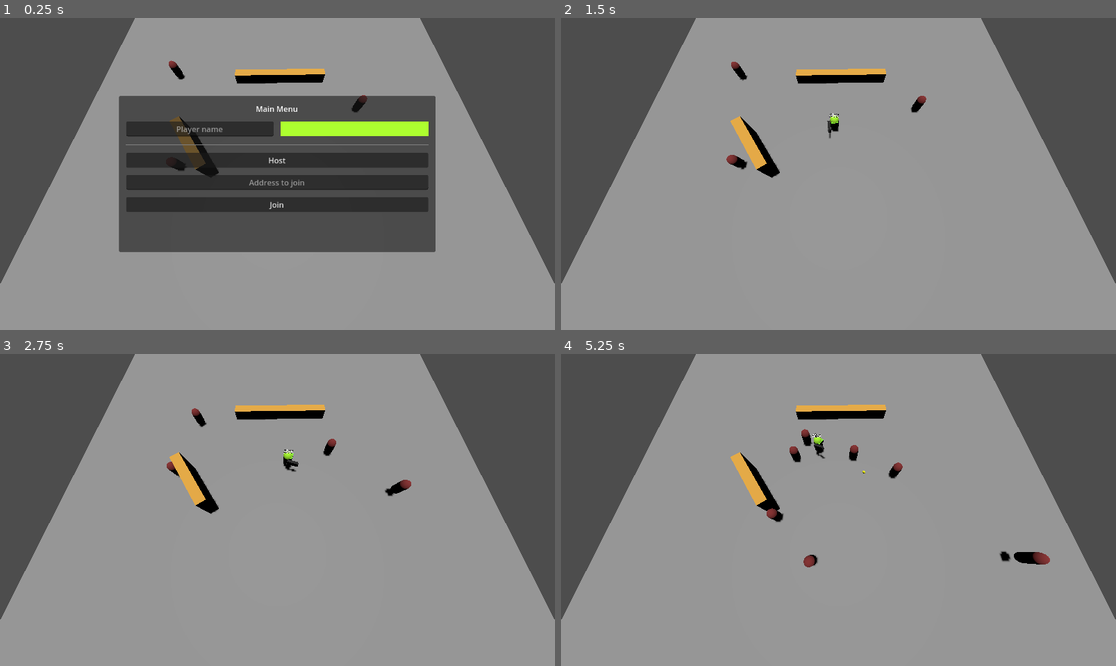
Above: before the commit, frames 1-4 (two rows, left to right).
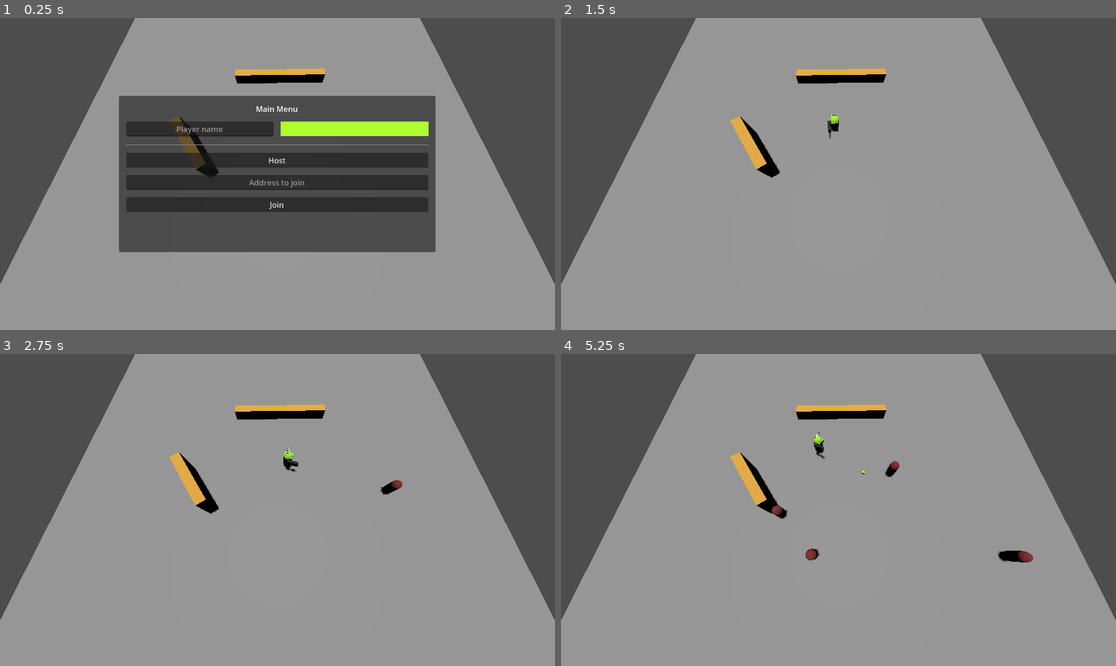
Above: after the commit, the same moments.

Repository: leutine/godot-test-project
Game: Godot game, scene res://main.tscn
The game is run twice, just before and just after one commit, with the same random seed, the same clock (stepped at 60 frames per second) and the same inputs.
Inputs (mouse positions are in pixels of both pictures, inside the frame that each line leads up to):
- Up to frame 1 (0.25 s): no input
- Up to frame 2 (1.5 s): click (760, 130) at 0.52 s; type "Alex" at 0.6 s; click (838, 183) at 0.75 s; type "12" at 0.83 s; click "Host" at 1.25 s
- Up to frame 3 (2.75 s): tap Enter (ui_accept) at 2, 2.27, 2.3, 2.57 s; move the mouse to (399, 494) at 2.02 s; hold D (move_right) from 2.03 s (still down); tap E (spawn_mob) at 2.1 s; click (399, 494) at 2.17 s
- Up to frame 4 (5.25 s): move the mouse to (727, 525) at 2.77 s; release D (move_right) at 2.78 s; hold S (move_backward) 2.78-3.53 s; tap Enter (ui_accept) at 2.85, 3.02, 3.32, 3.8, 4.52, 4.82 s; click (727, 525) at 2.92 s; tap E (spawn_mob) at 3.05, 4.55, 5.1 s; move the mouse to (894, 441) at 3.52 s; hold D (move_right) 3.53-4.28 s; tap Shift (dodge) at 3.6 s; click (894, 441) at 3.67 s; move the mouse to (810, 572) at 4.27 s; hold W (move_forward) 4.28-5.03 s; click (810, 572) at 4.35 s; move the mouse to (1005, 556) at 5.02 s; hold A (move_left) from 5.03 s (still down); click (1005, 556) at 5.17 s

The runs differ from the first frame. In frame 1, 0.2% of the frame differs, in the area x 30-67%, y 13-49%; in frame 2, 0.3%; in frame 3, 0.4%; in frame 4, 0.8%, in the area x 37-89%, y 24-69%.

Commit message:
add color replication

Diff:
--- a/test-project/main.gd
+++ b/test-project/main.gd
@@ -1,10 +1,8 @@
 extends Node3D
 
 
-@onready var spawner = $Spawner
 @onready var main_menu = $UI/MainMenu
 @onready var address_edit = $UI/MainMenu/MarginContainer/VBoxContainer/AddressEdit
-@onready var e_spawner = $EnemiesSpawner
 @onready var color_rect = $UI/MainMenu/MarginContainer/VBoxContainer/HBoxContainer/ColorRect
 @onready var name_edit = $UI/MainMenu/MarginContainer/VBoxContainer/HBoxContainer/NameEdit
 
@@ -36,8 +34,8 @@
 	player.position = Vector3(pos.x * SPAWN_RANDOM * randf(), 0, pos.y * SPAWN_RANDOM * randf())
 	player.set_multiplayer_authority(multiplayer.multiplayer_peer.get_unique_id())
 	$Players.add_child(player)
-	player.set_color(color_rect.color)
 	if player.is_multiplayer_authority():
+		player.set_color.rpc(color_rect.color)
 		player.spawned_mob.connect(spawn_mob)
 
 
@@ -57,6 +55,7 @@
 	main_menu.hide()
 
 	enet_peer.create_client(address_edit.text, PORT)
+#	enet_peer.create_client("localhost", PORT)
 	multiplayer.multiplayer_peer = enet_peer
 
 
@@ -87,8 +86,8 @@
 
 func _on_players_spawner_spawned(player: Player) -> void:
 	if player.is_multiplayer_authority():
-		print("player %s connected" % player.get_multiplayer_authority())
-		player.set_color(color_rect.color)
+		player.set_color.rpc(color_rect.color)
+		player.set_player_name(name_edit.text)
 		player.spawned_mob.connect(spawn_mob)
 
 
--- a/test-project/main.tscn
+++ b/test-project/main.tscn
@@ -1,8 +1,6 @@
-[gd_scene load_steps=8 format=3 uid="uid://dnrotuaj6yba"]
+[gd_scene load_steps=6 format=3 uid="uid://dnrotuaj6yba"]
 
 [ext_resource type="Script" path="res://main.gd" id="1_3jncq"]
-[ext_resource type="PackedScene" uid="uid://dmfs5udv7n3su" path="res://enemy.tscn" id="2_dkw5v"]
-[ext_resource type="Script" path="res://Spawner.gd" id="4_jm5md"]
 
 [sub_resource type="NavigationMesh" id="NavigationMesh_h8hxj"]
 vertices = PackedVector3Array(-11, -0.098362, -1, -10, -0.098362, -1.25, -2.75, -0.098362, -8, -2.75, -0.098362, -9.5,  …(1875 unchanged characters)…
@@ -54,11 +52,6 @@
 use_collision = true
 collision_mask = 0
 material = SubResource("StandardMaterial3D_544fh")
-
-[node name="Spawner" type="Node3D" parent="."]
-script = ExtResource("4_jm5md")
-
-[node name="Timer" type="Timer" parent="Spawner"]
 
 [node name="UI" type="CanvasLayer" parent="."]
 
@@ -132,25 +125,17 @@
 [node name="PlayersSpawner" type="MultiplayerSpawner" parent="."]
 _spawnable_scenes = PackedStringArray("res://player.tscn")
 spawn_path = NodePath("../Players")
+spawn_limit = 5
 
 [node name="EnemiesSpawner" type="MultiplayerSpawner" parent="."]
 _spawnable_scenes = PackedStringArray("res://enemy.tscn")
 spawn_path = NodePath("../Enemies")
+spawn_limit = 20
 
 [node name="Enemies" type="Node" parent="."]
 
-[node name="Enemy" parent="Enemies" instance=ExtResource("2_dkw5v")]
-transform = Transform3D(1, 0, 0, 0, 1, 0, 0, 0, 1, -10.945, 0, 4.503)
-
-[node name="Enemy2" parent="Enemies" instance=ExtResource("2_dkw5v")]
-transform = Transform3D(1, 0, 0, 0, 1, 0, 0, 0, 1, 10.297, 0, -3.595)
-
-[node name="Enemy3" parent="Enemies" instance=ExtResource("2_dkw5v")]
-transform = Transform3D(1, 0, 0, 0, 1, 0, 0, 0, 1, -13.973, 0, -9.378)
-
 [node name="Players" type="Node" parent="."]
 
-[connection signal="timeout" from="Spawner/Timer" to="Spawner" method="_on_timer_timeout"]
 [connection signal="gui_input" from="UI/MainMenu/MarginContainer/VBoxContainer/HBoxContainer/ColorRect" to="." method="_on_color_rect_gui_input"]
 [connection signal="pressed" from="UI/MainMenu/MarginContainer/VBoxContainer/HostButton" to="." method="_on_host_button_pressed"]
 [connection signal="pressed" from="UI/MainMenu/MarginContainer/VBoxContainer/JoinButton" to="." method="_on_join_button_pressed"]
--- a/test-project/player.gd
+++ b/test-project/player.gd
@@ -5,12 +5,14 @@
 @export var teleport_distance = 5.0
 @export var dodge_speed = 500.0
 @export var name_label_text = "Player"
+@export var color = Color.BLACK
 @onready var start_position = position
 @onready var gun_controller = $GunController
 @onready var pivot = $Mesh
 @onready var body: MeshInstance3D = $Mesh/Body
 @onready var name_label: Label3D = $NameLabel
-@onready var mpsync: MultiplayerSynchronizer = $MultiplayerSynchronizer
+
+@onready var material: StandardMaterial3D = StandardMaterial3D.new()
 var default_collision_mask = collision_mask
 
 
@@ -26,20 +28,15 @@
 	var ray_end = ray_origin + camera.project_ray_normal(mouse_position) * 2000
 	var intersection = space_state.intersect_ray(PhysicsRayQueryParameters3D.create(ray_origin, ray_end))
 	var target = intersection.get("position", Vector3())
-	target.y = pivot.position.y
+	target.y = position.y
 	return target
 
 
 func _physics_process(_delta):
 	if not is_multiplayer_authority(): return
-	if Input.is_action_just_pressed("ui_accept"):
-		print("reset!")
-		position = start_position
-		velocity = Vector3.ZERO
-
 	var mouse_position: Vector3 = get_mouse_position()
 	if global_transform.origin != mouse_position:
-		pivot.look_at(mouse_position, Vector3.UP)
+		look_at(mouse_position, Vector3.UP)
 
 	var move_direction2: Vector2 = Input.get_vector("move_left", "move_right", "move_forward", "move_backward")
 	var move_direction3: Vector3 = Vector3(move_direction2.x, 0, move_direction2.y)
@@ -55,13 +52,20 @@
 	if Input.is_action_pressed("primary_action"):
 		gun_controller.shoot.rpc()
 
+
 @rpc("call_local")
 func teleport(direction):
 	position = position + (direction * teleport_distance)
 	velocity = Vector3.ZERO
 
+
 func _unhandled_input(_event: InputEvent) -> void:
 	if not is_multiplayer_authority(): return
+	if Input.is_action_just_pressed("ui_accept"):
+		print("reset!")
+		position = start_position
+		velocity = Vector3.ZERO
+
 	var mouse_position: Vector3 = get_mouse_position()
 
 	if Input.is_action_just_pressed("spawn_mob"):
@@ -70,6 +74,8 @@
 
 func _ready():
 	name_label.text = name_label_text
+	material.albedo_color = color
+	body.material_override = material
 
 
 func _enter_tree() -> void:
@@ -81,7 +87,12 @@
 	spawned_mob.emit(mob_position)
 
 
-func set_color(color: Color):
-	var material = StandardMaterial3D.new()
+@rpc("call_local")
+func set_color(new_color: Color):
+	color = new_color
 	material.albedo_color = color
 	body.material_override = material
+
+
+func set_player_name(new_name: String):
+	name_label.text = new_name
--- a/test-project/player.tscn
+++ b/test-project/player.tscn
@@ -1,14 +1,10 @@
-[gd_scene load_steps=10 format=3 uid="uid://co5plf8mt2t47"]
+[gd_scene load_steps=9 format=3 uid="uid://co5plf8mt2t47"]
 
 [ext_resource type="Script" path="res://player.gd" id="1_ar8oh"]
 [ext_resource type="Script" path="res://GunController.gd" id="2_8nl12"]
 [ext_resource type="PackedScene" uid="uid://7c03sqbjd8vg" path="res://gun.tscn" id="3_uooqv"]
 
-[sub_resource type="StandardMaterial3D" id="StandardMaterial3D_y0rev"]
-albedo_color = Color(0.14902, 0.498039, 0.72549, 1)
-
 [sub_resource type="CapsuleMesh" id="CapsuleMesh_5q03q"]
-material = SubResource("StandardMaterial3D_y0rev")
 
 [sub_resource type="StandardMaterial3D" id="StandardMaterial3D_7pa5p"]
 albedo_color = Color(0.52549, 1, 0.172549, 1)
@@ -29,6 +25,15 @@
 properties/2/path = NodePath("Mesh:rotation")
 properties/2/spawn = true
 properties/2/sync = true
+properties/3/path = NodePath("NameLabel:text")
+properties/3/spawn = true
+properties/3/sync = true
+properties/4/path = NodePath(".:material")
+properties/4/spawn = true
+properties/4/sync = true
+properties/5/path = NodePath(".:color")
+properties/5/spawn = true
+properties/5/sync = true
 
 [node name="Player" type="CharacterBody3D" groups=["players"]]
 collision_layer = 2
